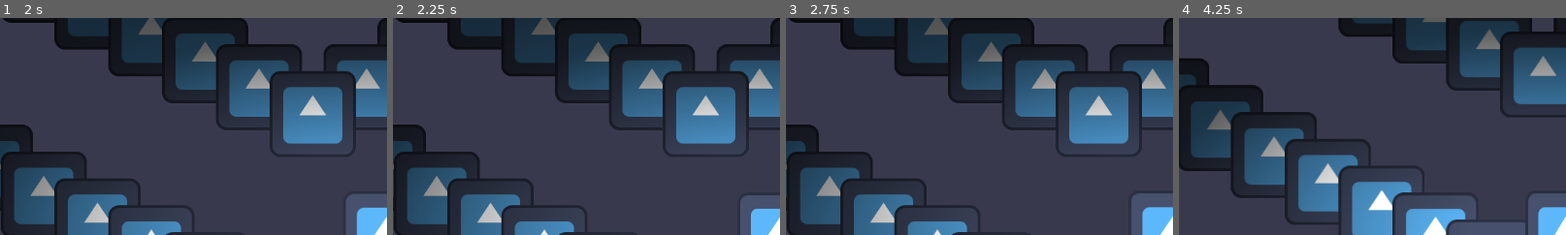
Above: before the commit, frames 1-4 (left to right).
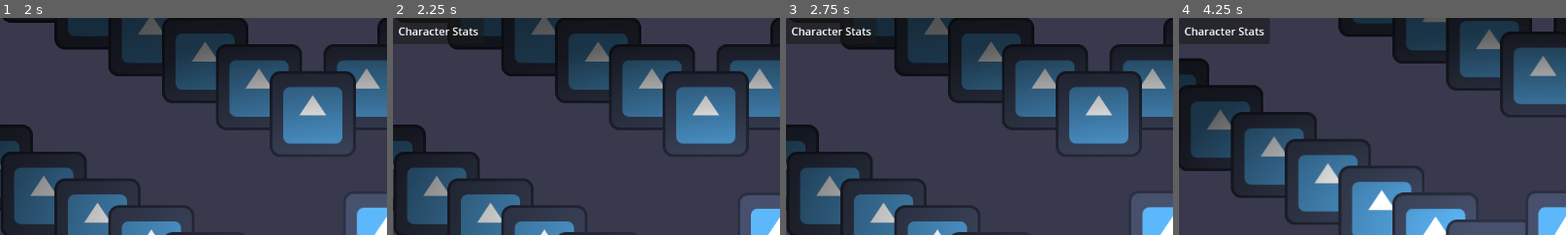
Above: after the commit, the same moments.

Repository: PietPadda/Godot_2D_ARPG
Game: Godot game, scene res://scenes/world/world.tscn
Two runs of this game, one before a commit and one after it. Both use one fixed random seed, a clock stepped at 60 frames per second and the inputs below. The engine's default icon, where the game draws it, is replaced by a stand-in: a white triangle on a blue panel in a dark square.
Inputs (mouse positions are % of the whole screen's width and height, from its top left):
- Up to frame 1 (2 s): click (4, 8) at 0.52 s; type "12" at 0.6 s; click "Host Game" at 1.25 s
- Up to frame 2 (2.25 s): tap Enter at 2 s; move the mouse to (45, 70) at 2.02 s; tap C (toggle_character_sheet, bound only after the commit) at 2.1 s; click (45, 70) at 2.17 s
- Up to frame 3 (2.75 s): no input
- Up to frame 4 (4.25 s): tap F2 (debug_respawn_enemies) at 2.75 s; move the mouse to (80, 65) at 2.77 s; tap E (interact) at 2.85 s; click (80, 65) at 2.92 s; tap C (toggle_character_sheet, bound only after the commit) at 3.05, 3.8 s; move the mouse to (20, 35) at 3.52 s; press the mouse at (20, 35) at 3.53 s
The pictures show only the part of the screen within x 0-50%, y 0-50%; the shares and areas given below are measured in that part.

Frame 1 is identical in both runs. In frame 2, 1.5% of the frame differs, in the area x 0-23%, y 0-13%; in frame 3, 1.5%; in frame 4, 2.7%, in the area x 0-24%, y 0-13%.

Commit message:
feat(ui): add basic character sheet scene and toggle logic

Diff:
--- a/project.godot
+++ b/project.godot
@@ -81,6 +81,11 @@
 "events": [Object(InputEventKey,"resource_local_to_scene":false,"resource_name":"","device":-1,"window_id":0,"alt_press …(195 unchanged characters)…
 ]
 }
+toggle_character_sheet={
+"deadzone": 0.2,
+"events": [Object(InputEventKey,"resource_local_to_scene":false,"resource_name":"","device":-1,"window_id":0,"alt_pressed":false,"shift_pressed":false,"ctrl_pressed":false,"meta_pressed":false,"pressed":false,"keycode":0,"physical_keycode":67,"key_label":0,"unicode":99,"location":0,"echo":false,"script":null)
+]
+}
 
 [layer_names]
 
--- /dev/null
+++ b/scenes/ui/CharacterSheet.tscn
@@ -0,0 +1,20 @@
+[gd_scene load_steps=2 format=3 uid="uid://8d84mk47rhx8"]
+
+[ext_resource type="Script" uid="uid://vmlh5n35w1nc" path="res://scripts/ui/character_sheet.gd" id="1_k2qpy"]
+
+[node name="CharacterSheet" type="PanelContainer"]
+script = ExtResource("1_k2qpy")
+
+[node name="MarginContainer" type="MarginContainer" parent="."]
+layout_mode = 2
+theme_override_constants/margin_left = 8
+theme_override_constants/margin_top = 8
+theme_override_constants/margin_right = 8
+theme_override_constants/margin_bottom = 8
+
+[node name="VBoxContainer" type="VBoxContainer" parent="MarginContainer"]
+layout_mode = 2
+
+[node name="Label" type="Label" parent="MarginContainer/VBoxContainer"]
+layout_mode = 2
+text = "Character Stats"
--- a/scenes/ui/HUD.tscn
+++ b/scenes/ui/HUD.tscn
@@ -1,8 +1,9 @@
-[gd_scene load_steps=9 format=3 uid="uid://mhkp0k8x04dx"]
+[gd_scene load_steps=10 format=3 uid="uid://mhkp0k8x04dx"]
 
 [ext_resource type="Script" uid="uid://dhvhugt6bxkun" path="res://scripts/ui/hud.gd" id="1_kw0id"]
 [ext_resource type="PackedScene" uid="uid://mgpdom0bxt1y" path="res://scenes/ui/player_inventory.tscn" id="3_6ll6g"]
 [ext_resource type="PackedScene" uid="uid://beblgbp3jcefu" path="res://scenes/ui/shop_panel.tscn" id="3_ig75s"]
+[ext_resource type="PackedScene" uid="uid://8d84mk47rhx8" path="res://scenes/ui/CharacterSheet.tscn" id="4_ig75s"]
 
 [sub_resource type="StyleBoxFlat" id="StyleBoxFlat_atyv1"]
 bg_color = Color(0, 0, 0, 1)
@@ -118,3 +119,8 @@
 offset_bottom = 52.5
 grow_horizontal = 2
 grow_vertical = 2
+
+[node name="CharacterSheet" parent="." instance=ExtResource("4_ig75s")]
+visible = false
+offset_right = 135.0
+offset_bottom = 39.0
--- /dev/null
+++ b/scripts/ui/character_sheet.gd
@@ -0,0 +1,12 @@
+# scripts/ui/character_sheet.gd
+class_name CharacterSheet
+extends PanelContainer
+
+# We will add references to our stat labels here later.
+
+func _ready() -> void:
+	pass
+
+# This function will be called by the HUD to update all the stat labels.
+func redraw() -> void:
+	pass # We'll add logic here in the next major step.
--- a/scripts/ui/hud.gd
+++ b/scripts/ui/hud.gd
@@ -12,6 +12,7 @@
 @onready var xp_bar: ProgressBar = $PlayerXpBar
 @onready var xp_label: Label = $PlayerXpBar/XpLabel # child of xpbar
 @onready var player_inventory: PanelContainer = $PlayerInventory
+@onready var character_sheet: PanelContainer = $CharacterSheet
 @onready var shop_panel: PanelContainer = $ShopPanel
 
 var _is_player_in_shop_range := false
@@ -29,6 +30,12 @@
 		# Redraw the inventory every time it's opened to ensure it's up to date.
 		if player_inventory.visible:
 			player_inventory.redraw() # redraw it
+
+	# Toggle character sheet panel's visibility
+	if Input.is_action_just_pressed("toggle_character_sheet"): # "C"
+		character_sheet.visible = not character_sheet.visible
+		if character_sheet.visible:
+			character_sheet.redraw() # This will populate stats later
 
 	# E to interact with shop npc
 	if _is_player_in_shop_range and Input.is_action_just_pressed("interact"):
Not shown, added: scripts/ui/character_sheet.gd.uid
